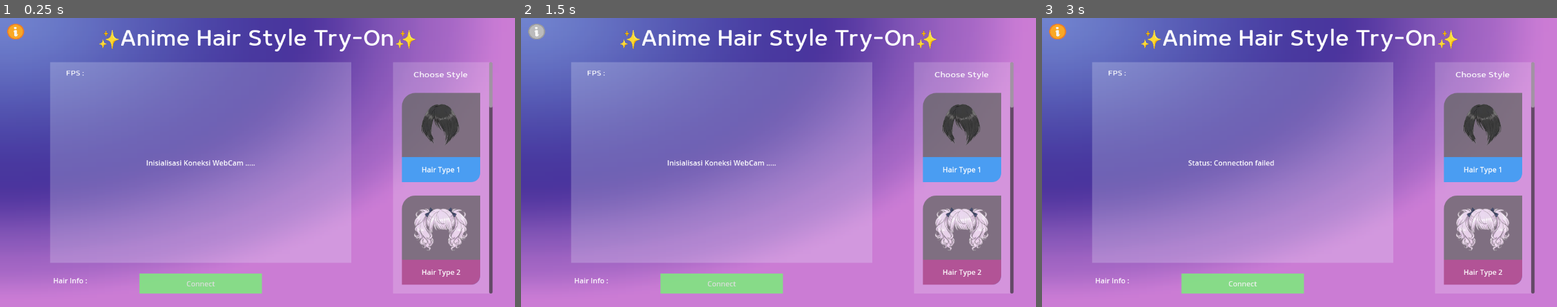
Above: before the commit, frames 1-3 (left to right).
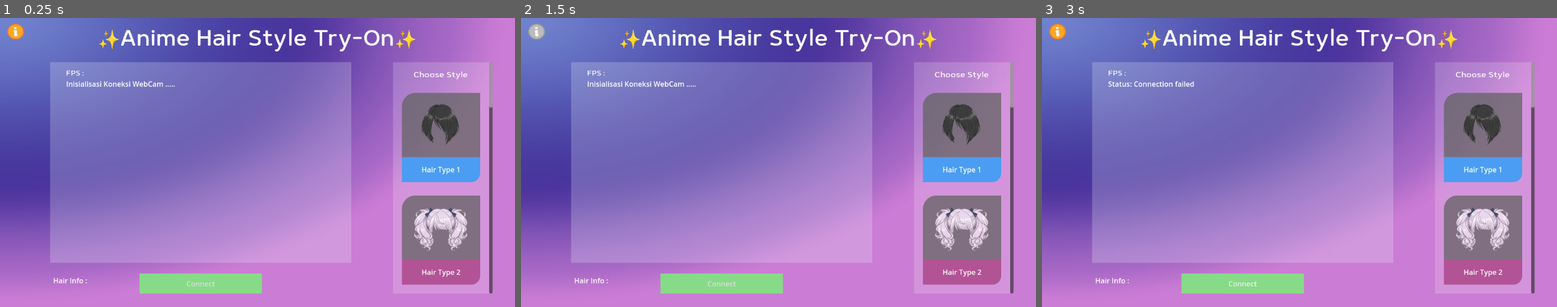
Above: after the commit, the same moments.

Repository: TirtaRifky/Try-On-PCD
Game: Godot game, scene res://control.tscn
The game is run twice, just before and just after one commit, with the same random seed, the same clock (stepped at 60 frames per second) and the same inputs.
Inputs (mouse positions are in pixels of both pictures, inside the frame that each line leads up to):
- Up to frame 1 (0.25 s): no input
- Up to frame 2 (1.5 s): click (536, 32) at 0.52 s; click (536, 32) at 1.27 s
- Up to frame 3 (3 s): click (1057, 32) at 2.02 s; click "Connect" at 2.75 s

The runs differ from the first frame. In frame 1, 0.4% of the frame differs, in the area x 12-50%, y 21-52%; in frame 2, 0.4%; in frame 3, 0.3%.

Commit message:
Establishing Udp Connection to Godot Layout

Diff:
--- a/pcd_try-on-ui-godot/Scripts/control.gd
+++ b/pcd_try-on-ui-godot/Scripts/control.gd
@@ -62,6 +62,14 @@
 		_disconnect_udp()
 	else:
 		await _connect_udp() # Proses koneksi async
+
+func _process(_delta):
+	if connected_state and udp_client.get_available_packet_count() > 0:
+		var packet = udp_client.get_packet()
+		# Only process large packets (likely image data)
+		if packet.size() > 100:
+			var webcam_node = $BoxContainer/MarginContainer/SplitContainer/AspectRatioContainer/WebCam
+			webcam_node.process_camera_packet(packet)
 
 
 # ========================================================
--- a/pcd_try-on-ui-godot/Scripts/web_cam_controller.gd
+++ b/pcd_try-on-ui-godot/Scripts/web_cam_controller.gd
@@ -1 +1,33 @@
 extends VBoxContainer
+
+@onready var webcam_feed = $WebCamPanel/WebCamFeed
+@onready var fps_label = $WebCamPanel/WebCamFeed/FpsInfo
+@onready var status_label = $WebCamPanel/WebCamFeed/CameraStatusLabel
+
+var image = Image.new()
+var texture = ImageTexture.new()
+var last_frame_time = Time.get_ticks_msec()
+var frame_count = 0
+var fps = 0
+
+func _ready():
+	webcam_feed.texture = texture
+
+func process_camera_packet(packet: PackedByteArray):
+	# Create image from received JPEG data
+	var error = image.load_jpg_from_buffer(packet)
+	if error == OK:
+		# Update texture with new frame
+		texture = ImageTexture.create_from_image(image)
+		webcam_feed.texture = texture
+
+		# Update FPS
+		frame_count += 1
+		var current_time = Time.get_ticks_msec()
+		var elapsed = current_time - last_frame_time
+
+		if elapsed > 1000:  # Update FPS every second
+			fps = frame_count * 1000.0 / elapsed
+			fps_label.text = "FPS: %.1f" % fps
+			frame_count = 0
+			last_frame_time = current_time
--- a/pcd_try-on-ui-godot/control.tscn
+++ b/pcd_try-on-ui-godot/control.tscn
@@ -188,10 +188,10 @@
 anchor_top = 0.5
 anchor_right = 0.5
 anchor_bottom = 0.5
-offset_left = -122.0
-offset_top = -11.5
-offset_right = 122.0
-offset_bottom = 11.5
+offset_left = -301.0
+offset_top = -188.0
+offset_right = -57.0
+offset_bottom = -164.0
 grow_horizontal = 2
 grow_vertical = 2
 text = "Inisialisasi Koneksi WebCam ....."
@@ -213,10 +213,10 @@
 anchor_top = 0.5
 anchor_right = 0.5
 anchor_bottom = 0.5
-offset_left = -176.0
-offset_top = -136.0
-offset_right = 176.0
-offset_bottom = 136.0
+offset_left = -202.15
+offset_top = -137.0
+offset_right = 149.85
+offset_bottom = 135.0
 grow_horizontal = 2
 grow_vertical = 2
 
--- a/pcd_try-on-ui-godot/project.godot
+++ b/pcd_try-on-ui-godot/project.godot
@@ -12,7 +12,7 @@
 
 config/name="Anime Hair Style Try-On"
 run/main_scene="res://control.tscn"
-config/features=PackedStringArray("4.3", "Forward Plus")
+config/features=PackedStringArray("4.4", "Forward Plus")
 config/icon="res://icon.svg"
 
 [dotnet]
Not shown, changed: pcd_try-on-ui-godot/HabaneraRounded-Medium.ttf.import
Not shown: 1 places in pcd_try-on-ui-godot/control.tscn that only renumber resources
Not shown, changed: .gitignore
Not shown, changed: demo.py
Not shown, added: udp_hair_server.py
